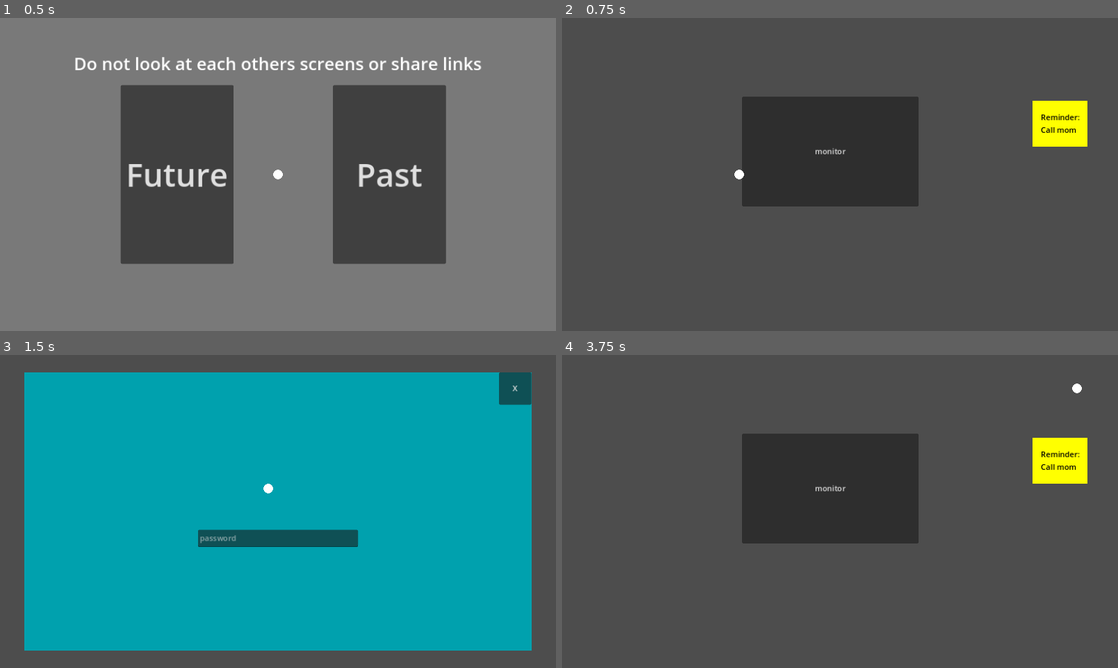
Above: before the commit, frames 1-4 (two rows, left to right).
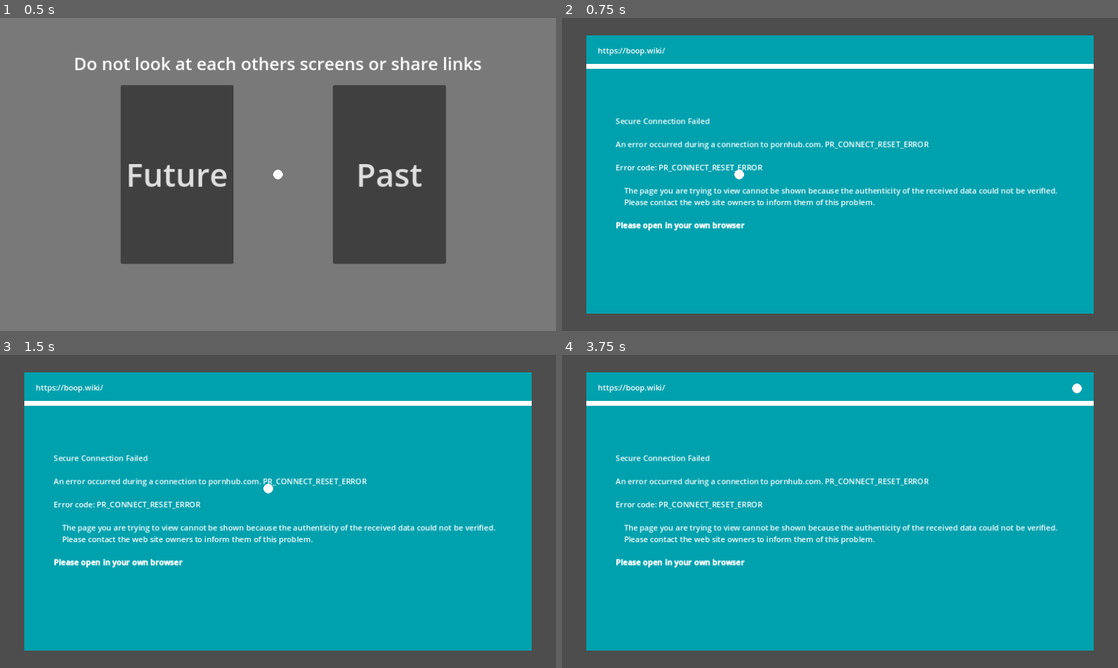
Above: after the commit, the same moments.

Repository: BoopEnthusiast/Reverie-Memory
Game: Godot game, scene res://scenes/character_select.tscn
Same seed, same stepped clock (60 frames per second), same inputs: the game is played once before the commit and once after it. Sound files missing from this copy of the repository are replaced by a short silence.
Inputs (mouse positions are in pixels of both pictures, inside the frame that each line leads up to):
- Up to frame 1 (0.5 s): no input
- Up to frame 2 (0.75 s): click "Future" at 0.5 s
- Up to frame 3 (1.5 s): click "monitor" at 1.25 s
- Up to frame 4 (3.75 s): click "monitor" at 2 s; click "monitor" at 2.75 s; click (1079, 389) at 3.5 s, where only the run before the commit has a clickable "X"

Frame 1 is identical in both runs. In frame 2, 81% of the frame differs, in the area x 4-96%, y 5-95%; in frame 3, 6.4%; in frame 4, 81%.

Commit message:
text nicer

Diff:
--- a/scenes/future.tscn
+++ b/scenes/future.tscn
@@ -60,7 +60,6 @@
 [node name="CanvasLayer" type="CanvasLayer" parent="."]
 
 [node name="MonitorScreen" type="ColorRect" parent="CanvasLayer"]
-visible = false
 anchors_preset = 15
 anchor_right = 1.0
 anchor_bottom = 1.0
@@ -74,6 +73,7 @@
 script = ExtResource("3_2qq3g")
 
 [node name="PasswordScreen" type="Control" parent="CanvasLayer/MonitorScreen"]
+visible = false
 layout_mode = 1
 anchors_preset = 15
 anchor_right = 1.0
@@ -110,7 +110,6 @@
 drag_and_drop_selection_enabled = false
 
 [node name="BrowserScreen" type="Control" parent="CanvasLayer/MonitorScreen"]
-visible = false
 layout_mode = 1
 anchors_preset = 15
 anchor_right = 1.0
@@ -143,6 +142,7 @@
 offset_bottom = 146.0
 grow_horizontal = 2
 grow_vertical = 2
+bbcode_enabled = true
 text = "
 Secure Connection Failed
 
@@ -153,7 +153,7 @@
     The page you are trying to view cannot be shown because the authenticity of the received data could not be verified.
     Please contact the web site owners to inform them of this problem.
 
-Please open in your own browser"
+[b]Please open in your own browser[/b]"
 
 [connection signal="pressed" from="Monitor" to="Monitor" method="_on_pressed"]
 [connection signal="pressed" from="CanvasLayer/MonitorScreen/PasswordScreen/ExitButton" to="Monitor" method="_on_exit_pressed"]
